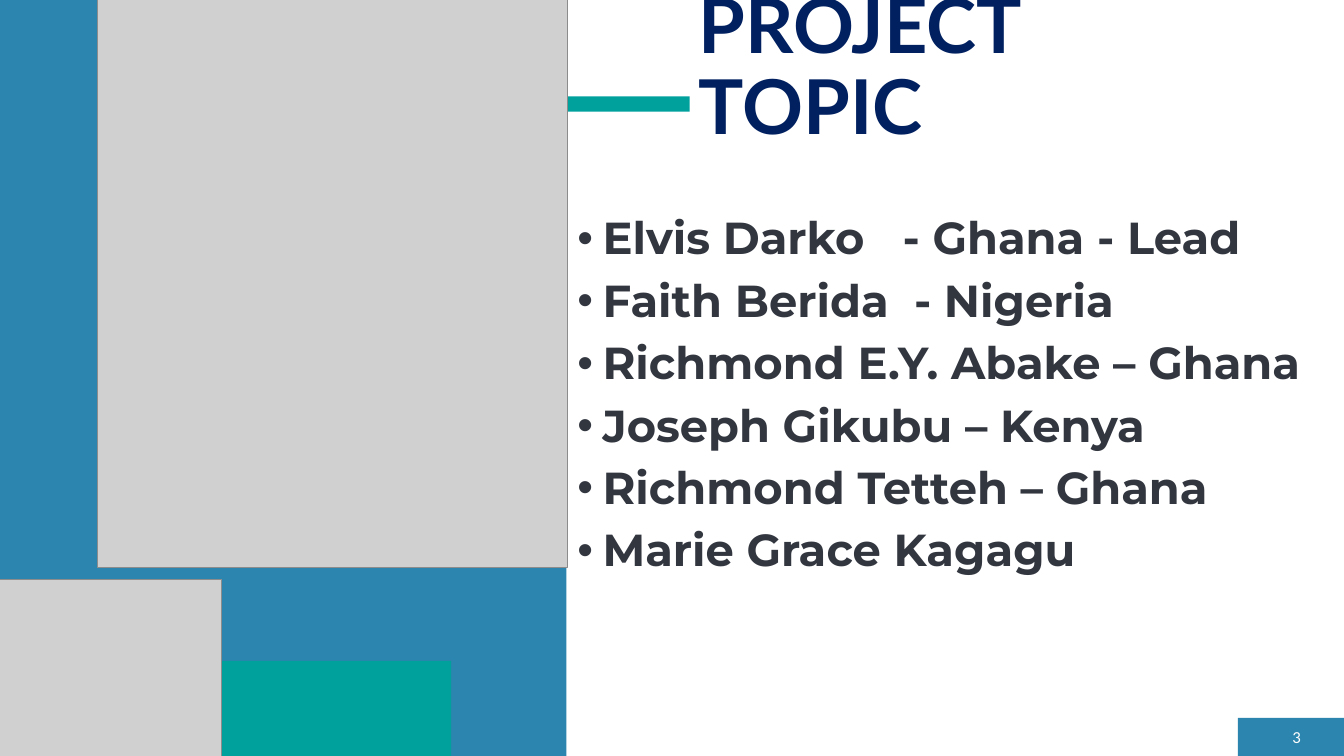
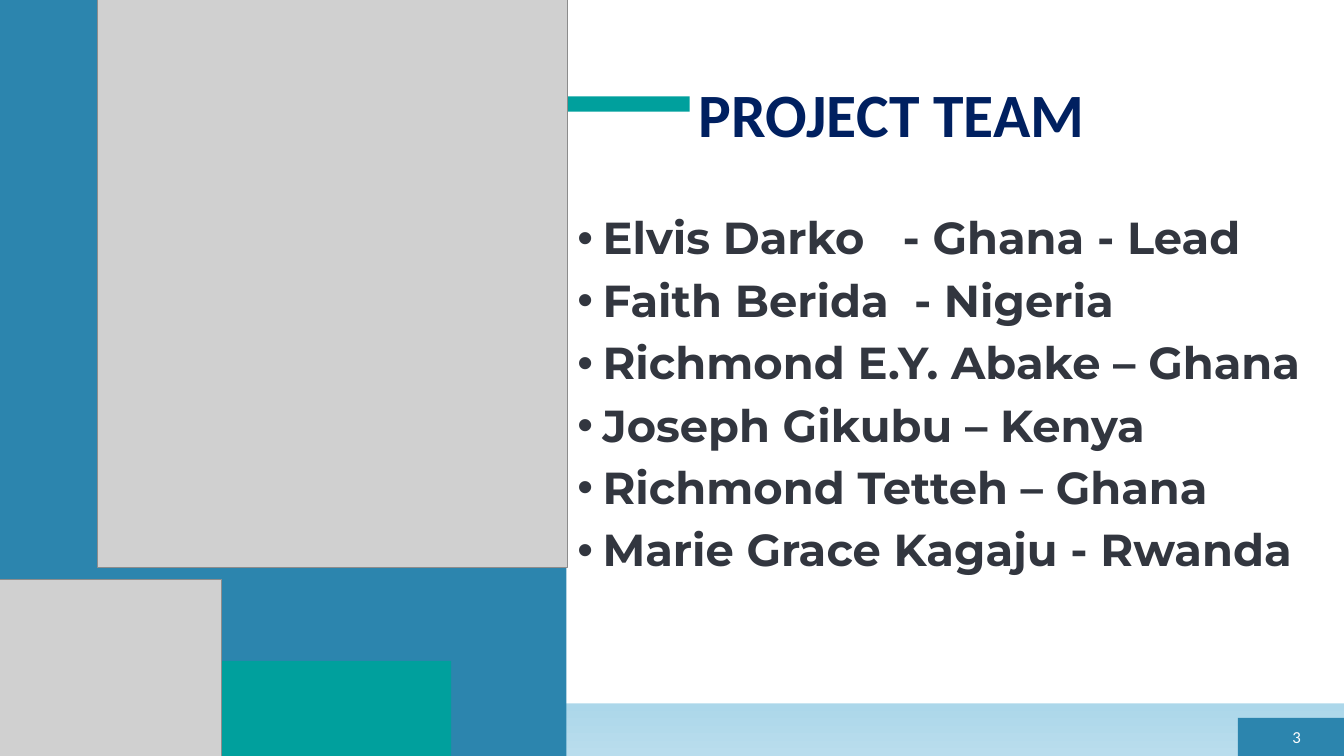
Before and after one commit to elvis-darko/Team_Zurich_Capstone_Project, a slide deck: slide 3 of Assets/dev/TEAM ZURICH.pptx. Drawn at 1344x756 pixels with LibreOffice and Linux fonts; fonts in the diff are those of the drawing; grey boxes stand for pictures. Boxes give left, top, right and bottom in pixels: in the first picture for what was removed or moved away, otherwise in the second. Text is boxed around its words. In the diff, an @@ line names an element or a change of style, - is before the commit and + after.

```diff
--- a/Assets/dev/TEAM ZURICH.pptx
+++ b/Assets/dev/TEAM ZURICH.pptx
@@ background #FFFFFF to gradient #F3F9FC to #96CCE4 to #B9DDED @@
@@ title at (699, 96, 1084, 138): text changed; size 54 to 44 pt; font Lato to Calibri @@
-PROJECT TOPIC
+PROJECT TEAM
@@ text at (603, 530, 1292, 575): text changed @@
-• Marie Grace Kagagu
+• Marie Grace Kagaju - Rwanda
```
Also in this commit, not shown: 10 other slides changed, 13 slides added, 1 slide removed.
